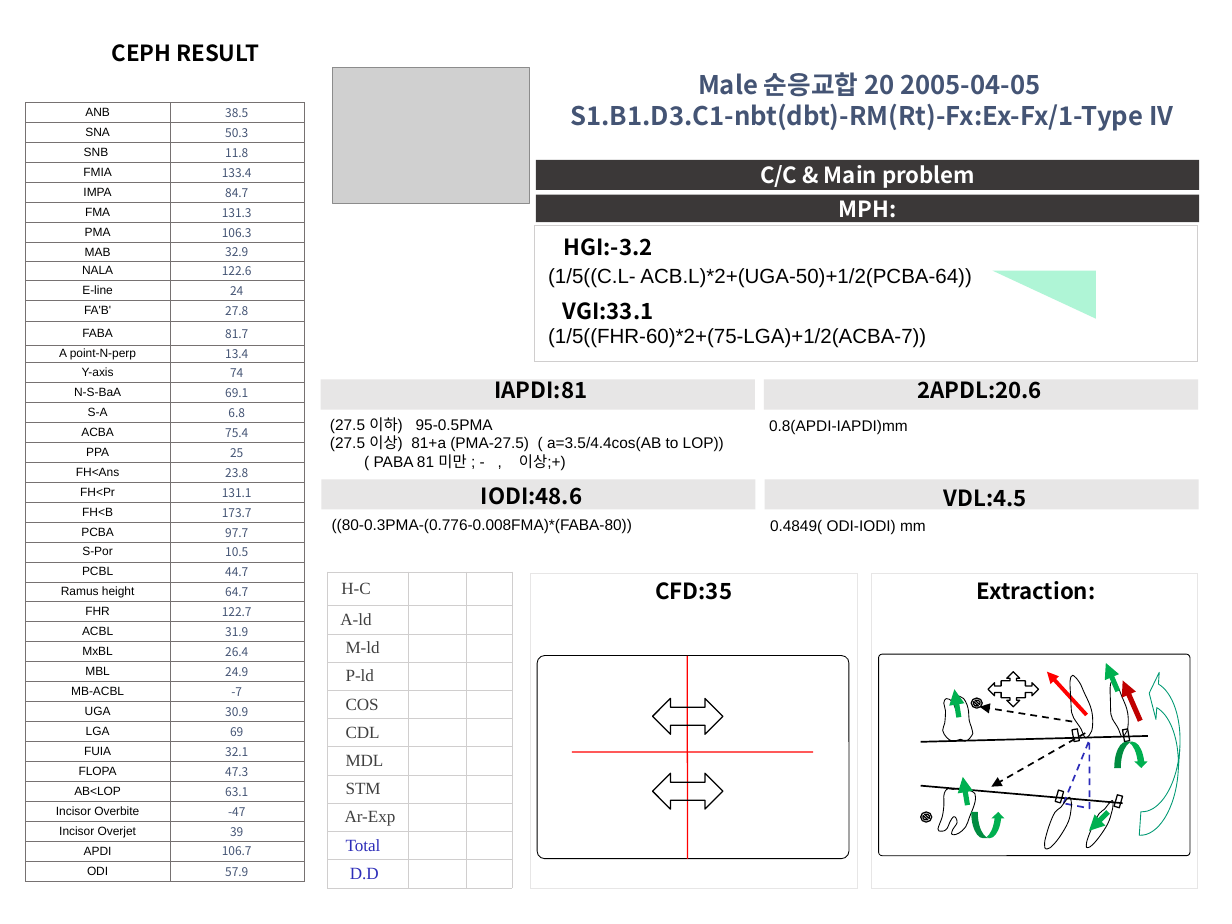
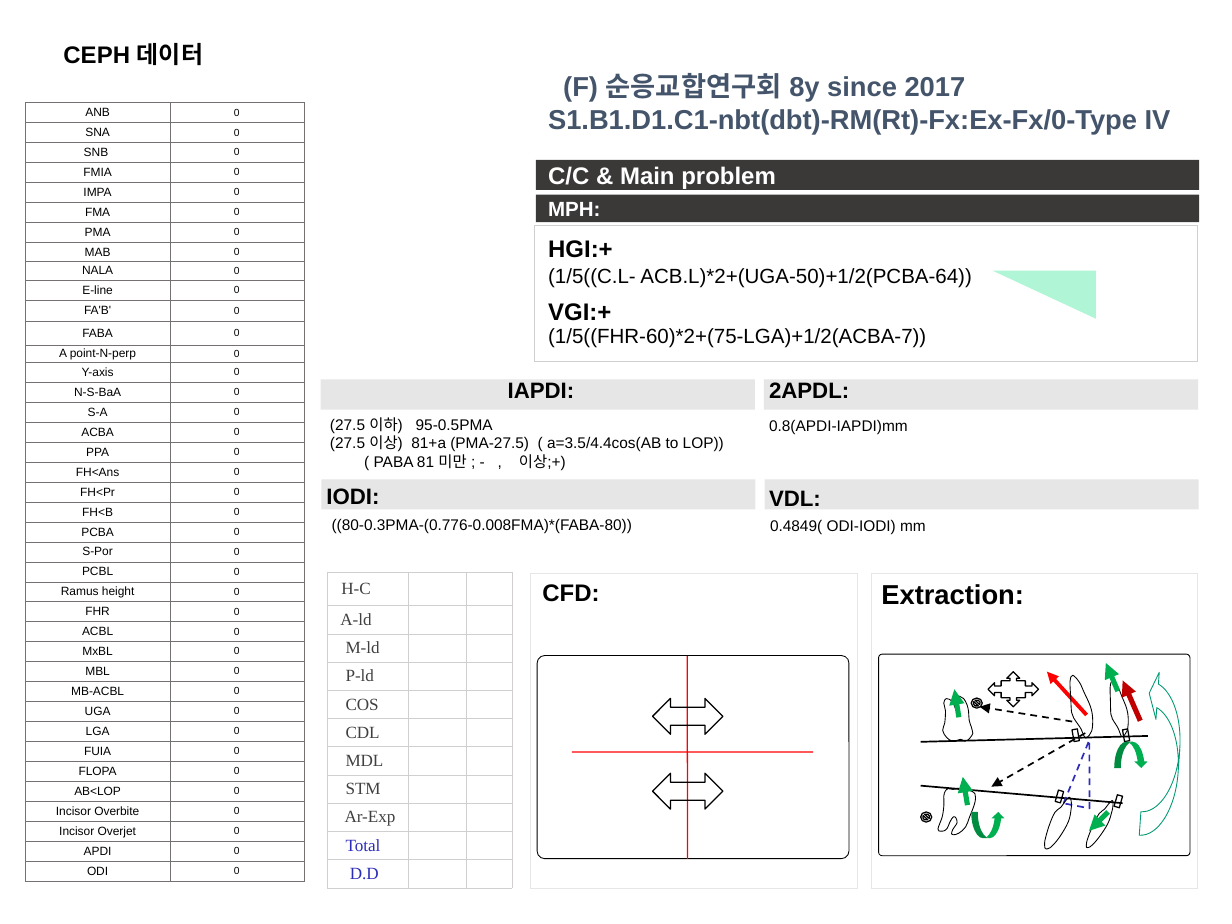
Before and after one commit to DrOksusu/koco_ppt, a slide deck: slide 1 of output_ppt.pptx. Drawn at 1232x924 pixels with LibreOffice and Linux fonts; fonts in the diff are those of the drawing; grey boxes stand for pictures. Boxes give left, top, right and bottom in pixels: in the first picture for what was removed or moved away, otherwise in the second. Text is boxed around its words. In the diff, an @@ line names an element or a change of style, - is before the commit and + after.

```diff
--- a/output_ppt.pptx
+++ b/output_ppt.pptx
@@ text at [63,43,203,65]: text changed; size 13 to 14 pt; font Noto Sans CJK KR to Arial @@
-CEPH RESULT
+CEPH 데이터
@@ picture removed at [333,68,530,203] @@
@@ text at [548,73,1171,135]: text changed; size 15 to 16 pt; font Noto Sans CJK KR to Arial; text colour #445474 to #44546A @@
-Male 순응교합 20 2005-04-05
-S1.B1.D3.C1-nbt(dbt)-RM(Rt)-Fx:Ex-Fx/1-Type IV
+(F) 순응교합연구회 8y since 2017
+S1.B1.D1.C1-nbt(dbt)-RM(Rt)-Fx:Ex-Fx/0-Type IV
@@ table at [26,102,304,882] @@
-row 1, column 2: 38.5
+row 1, column 2: 0
-row 2, column 2: 50.3
+row 2, column 2: 0
-row 3, column 2: 11.8
+row 3, column 2: 0
-row 4, column 2: 133.4
+row 4, column 2: 0
-row 5, column 2: 84.7
+row 5, column 2: 0
-row 6, column 2: 131.3
+row 6, column 2: 0
-row 7, column 2: 106.3
+row 7, column 2: 0
-row 8, column 2: 32.9
+row 8, column 2: 0
-row 9, column 2: 122.6
+row 9, column 2: 0
-row 10, column 2: 24
+row 10, column 2: 0
-row 11, column 2: 27.8
+row 11, column 2: 0
-row 12, column 2: 81.7
+row 12, column 2: 0
-row 13, column 2: 13.4
+row 13, column 2: 0
-row 14, column 2: 74
+row 14, column 2: 0
-row 15, column 2: 69.1
+row 15, column 2: 0
-row 16, column 2: 6.8
+row 16, column 2: 0
-row 17, column 2: 75.4
+row 17, column 2: 0
-row 18, column 2: 25
+row 18, column 2: 0
-row 19, column 2: 23.8
+row 19, column 2: 0
-row 20, column 2: 131.1
+row 20, column 2: 0
-row 21, column 2: 173.7
+row 21, column 2: 0
-row 22, column 2: 97.7
+row 22, column 2: 0
-row 23, column 2: 10.5
+row 23, column 2: 0
-row 24, column 2: 44.7
+row 24, column 2: 0
-row 25, column 2: 64.7
+row 25, column 2: 0
-row 26, column 2: 122.7
+row 26, column 2: 0
-row 27, column 2: 31.9
+row 27, column 2: 0
-row 28, column 2: 26.4
+row 28, column 2: 0
-row 29, column 2: 24.9
+row 29, column 2: 0
-row 30, column 2: -7
+row 30, column 2: 0
-row 31, column 2: 30.9
+row 31, column 2: 0
-row 32, column 2: 69
+row 32, column 2: 0
-row 33, column 2: 32.1
+row 33, column 2: 0
-row 34, column 2: 47.3
+row 34, column 2: 0
-row 35, column 2: 63.1
+row 35, column 2: 0
-row 36, column 2: -47
+row 36, column 2: 0
-row 37, column 2: 39
+row 37, column 2: 0
-row 38, column 2: 106.7
+row 38, column 2: 0
-row 39, column 2: 57.9
+row 39, column 2: 0
@@ rectangle "C/C & Main problem" at [536,160,1199,190]: size 13 to 14 pt, font Noto Sans CJK KR to Arial; alignment centre to left @@
@@ rectangle "MPH:" at [536,195,1199,223]: size 13 to 12 pt, font Noto Sans CJK KR to Arial; alignment centre to left @@
@@ text at [548,240,613,258]: text changed; size 13 to 14 pt; font Noto Sans CJK KR to Arial @@
-HGI:-3.2
+HGI:+
@@ text at [548,303,611,321]: text changed; size 13 to 14 pt; font Noto Sans CJK KR to Arial @@
-VGI:33.1
+VGI:+
@@ text at [508,382,575,398]: text changed; font Noto Sans CJK KR to Arial @@
-IAPDI:81
+IAPDI:
@@ text at [769,382,849,398]: text changed; font Noto Sans CJK KR to Arial @@
-2APDL:20.6
+2APDL:
@@ text at [326,488,379,505]: text changed; font Noto Sans CJK KR to Arial @@
-IODI:48.6
+IODI:
@@ text at [769,490,821,506]: text changed; font Noto Sans CJK KR to Arial @@
-VDL:4.5
+VDL:
@@ text at [542,584,599,602]: text changed; size 13 to 14 pt; font Noto Sans CJK KR to Arial @@
-CFD:35
+CFD:
@@ text "Extraction:" at [881,584,1024,605]: size 13 to 16 pt, font Noto Sans CJK KR to Arial; alignment centre to left @@
```
Also in this commit, not shown: 2 slides added, 2 slides removed, 11 other files.
